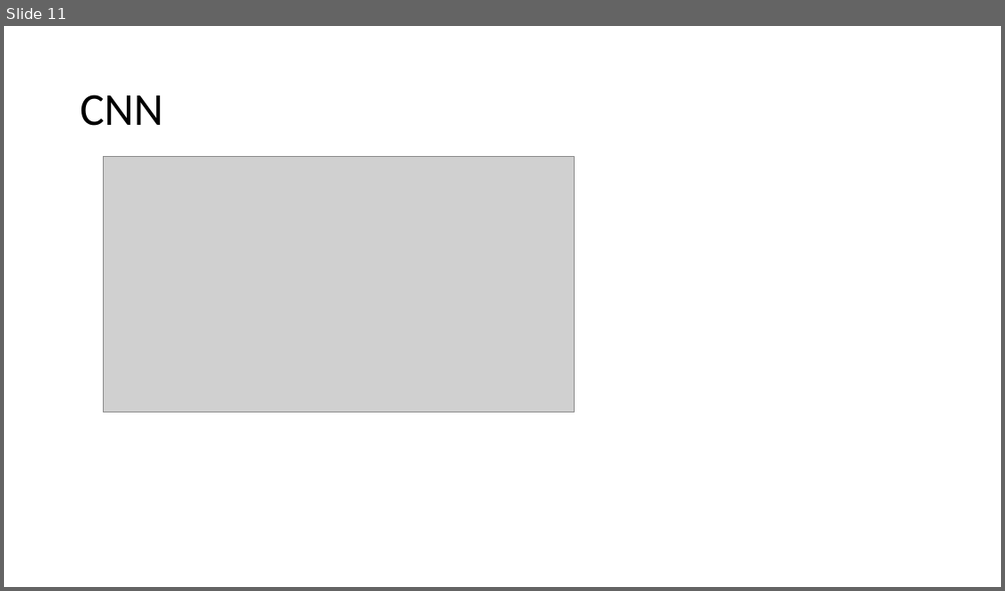
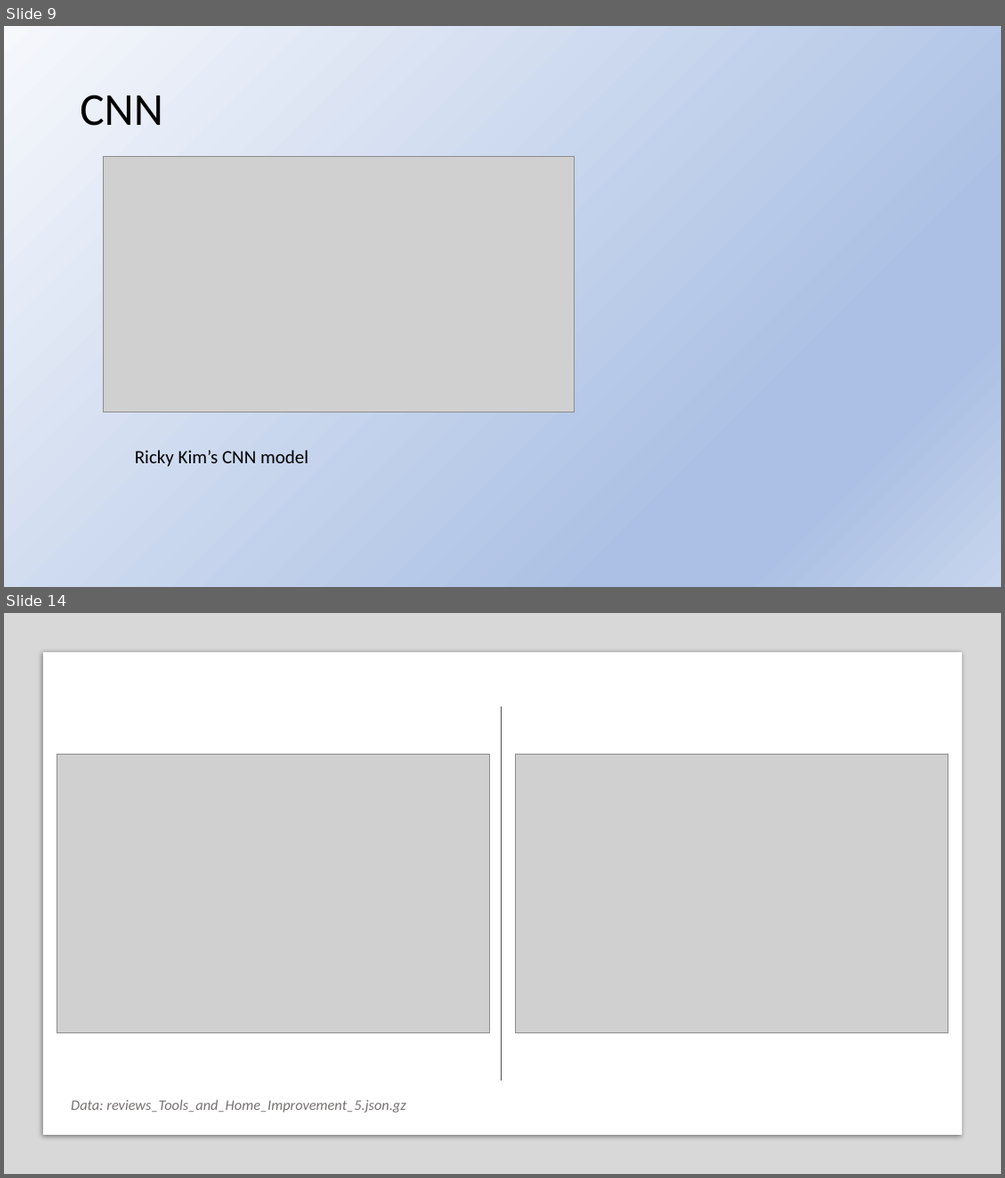
Before and after one commit to tonenguyen/NLP, a slide deck: SentimentalAnalysis.pptx. Shown one above the other, each under a label of ours: slide 11 before the commit, slides 9 and 14 after it; the slides between them are not shown. The pictures are 1005x591 and 1005x1178 pixels, drawn with LibreOffice and Linux fonts; fonts in the diff are those of the drawing; grey boxes stand for pictures. Boxes give left, top, right and bottom in pixels: in the first picture for what was removed or moved away, otherwise in the second. Text is boxed around its words. In the diff, an @@ line names an element or a change of style, - is before the commit and + after.

```diff
--- a/SentimentalAnalysis.pptx
+++ b/SentimentalAnalysis.pptx
@@ slide 14 added at <box>4,613,1001,1174</box>, background #FFFFFF @@
@@ rectangle added at <box>4,613,1001,1174</box>, fill #808080 at 30% opacity @@
@@ rectangle added at <box>43,653,962,1135</box>, fill #FFFFFF @@
@@ line added from (502, 706) to (502, 1080), #4E4E4E 0.5 pt @@
@@ picture added at <box>57,755,489,1032</box> @@
@@ picture added at <box>516,755,948,1032</box> @@
@@ text added at <box>71,1099,405,1112</box>, 14 pt, text #767171, italic @@
+Data: reviews_Tools_and_Home_Improvement_5.json.gz
@@ what was slide 11 is now slide 9 @@
@@ slide 9 changed as well @@
@@ background #FFFFFF to gradient #F6F8FC to #ABC0E4 to #C7D5ED @@
@@ text added at <box>135,450,308,467</box>, 18 pt, text #000000 @@
+Ricky Kim’s CNN model
```
Also in this commit, not shown: 9 other slides changed, 6 other slides added, 3 slides removed, 13 other files.
